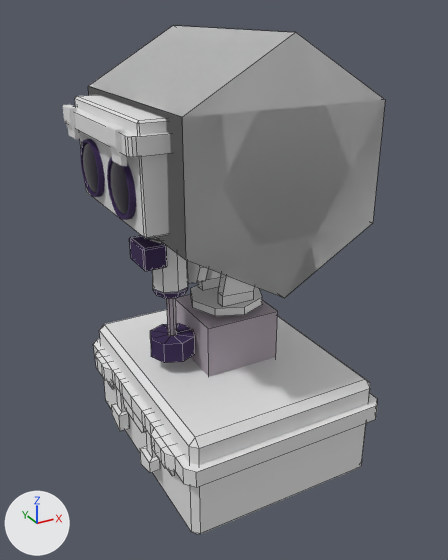
What one commit did to the Blender file mockups/model_for_export.blend.
Rendered twice from a camera (50 mm lens) standing at (-0.865, -1.568, 1.381) and looking at (-0.021, -0.033, 0.614). Lighting does not change. The marker at lower left points along +X, +Y and +Z. Mesh edges are drawn as thin lines on the coarser meshes.
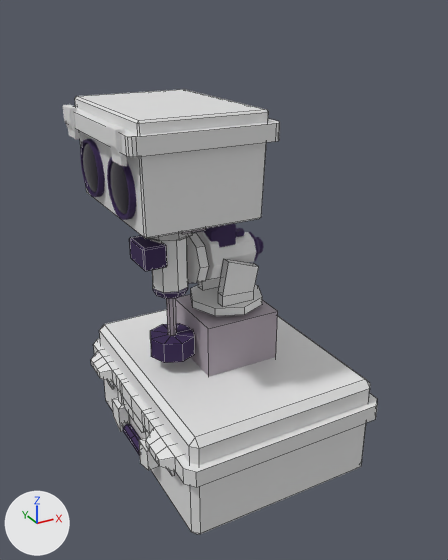
What differs and where, as boxes [x1, y1, x2, y2] in the pictures (448 x 560 px; the box of a moved part takes in the faces that stretch with it):
'box_latches', reshaped
    before: [88, 25, 385, 487]
    after: [91, 339, 377, 487]
part 1 of me_cube_018, added
    after: [122, 422, 140, 455]
part 2 of me_cube_018, deleted
    before: [88, 25, 385, 298]
part 3 of me_cube_018, moved or reshaped
    before: [95, 351, 176, 472]
    after: [91, 351, 176, 472]
'box_textured', unchanged, uncovered by the edit
    before: [75, 95, 169, 239]
    after: [75, 89, 268, 239]
'Cylinder.002', unchanged, uncovered by the edit
    before: [206, 269, 220, 280]
    after: [197, 223, 264, 280]

The change in detail:
me_cube_018 is used by ob_box_latches; location (0.0, 0.0, 0.245); scale (0.332, 0.405, 0.0253).
me_cube_018 had 92 vertices, 80 faces and spanned x -1.1..1.0, y -0.8..1.0, z -6.4..42.9.
me_cube_018 now has 116 vertices, 103 faces and spans x -1.1..1.0, y 0.0..1.0, z -6.4..1.0.
me_cube_018 part 1: a new loose piece of 36 vertices spanning x -1.0, y 0.0..0.2, z -6.2..-4.9.
me_cube_018 part 2: the loose piece of 12 vertices spanning x -0.9..0.9, y -0.8..0.8, z 16.8..42.9 is deleted.
Part 3, on me_cube_018:
3 vertices are removed from x -1.0..1.0, y 0.4, z -4.0..1.0.
20 faces are deleted.
6 vertices in x -1.1..-1.0, y 0.2..0.4, z -4.0 move by (0.0, 0.0, 1.2).
4 vertices in x -1.1, y 0.5..0.7, z -1.0 move by (0.0, 0.0, 0.6).
4 vertices in x -1.1, y 0.5..0.7, z 1.0 move by (0.0, 0.0, -0.6).
3 vertices move from x -1.0..1.0, y 0.3..0.4, z -4.0..1.0 to x -1.0..1.0, y 0.3, z -2.8..1.0.
3 vertices are added at (1.0, 0.3, 1.0), (-1.0, 0.3, -1.0), (-1.0, 0.3, -2.8).
20 new faces join them, mat_plastic (white #e7e7e7).
me_cube_018 now uses material mat_plastic (white #e7e7e7).
me_cube_018 now uses material mat_dark_plastic (dark purple #352052).
